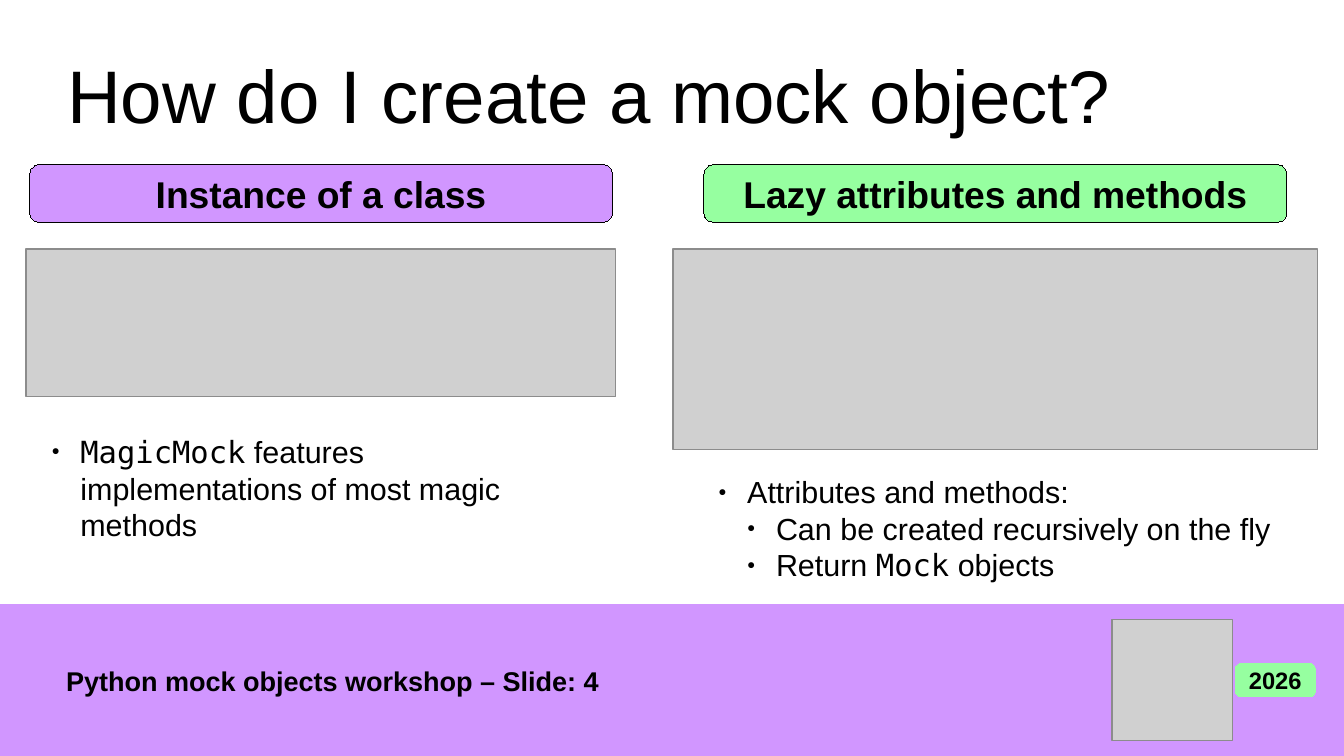
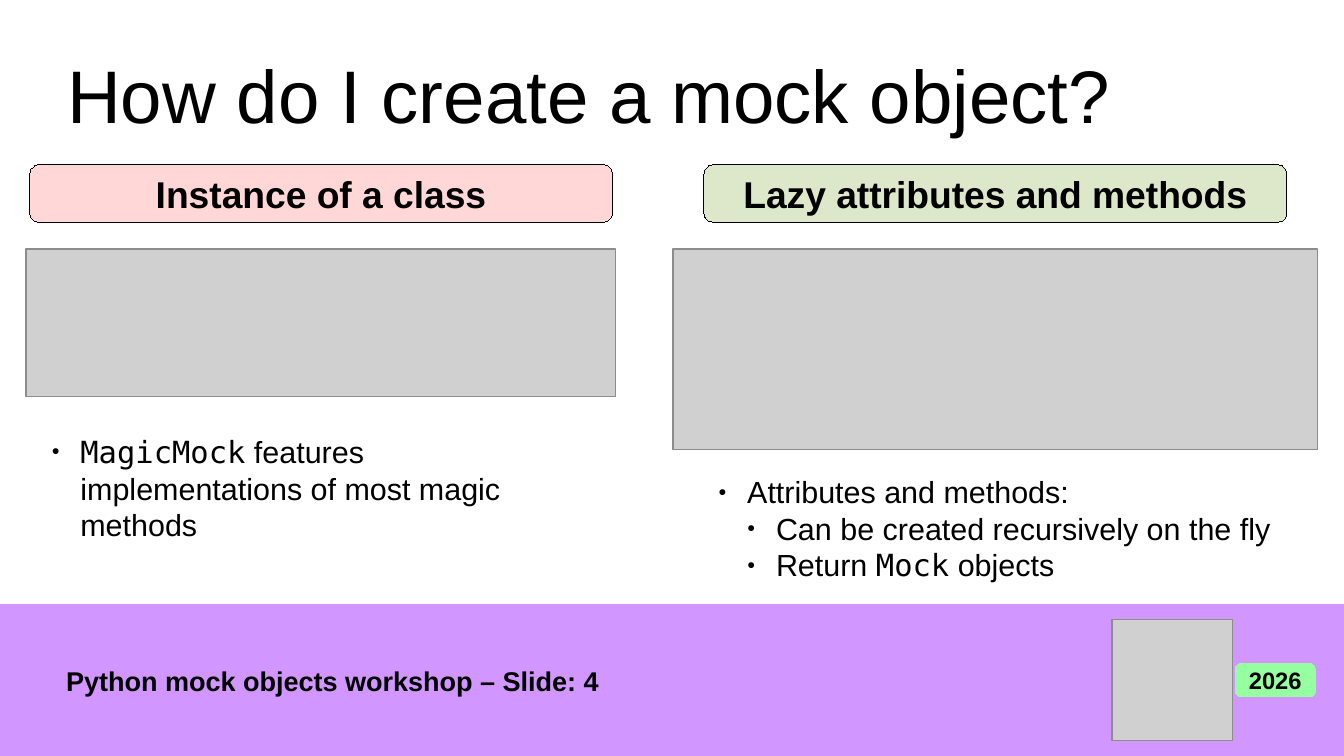
Before and after one commit to giusepperaffa/pycon-wroclaw-2026, a slide deck: slide 4 of Python_Mock_Objects_Workshop.odp. Drawn at 1344x756 pixels with LibreOffice and Linux fonts; fonts in the diff are those of the drawing; grey boxes stand for pictures. Boxes give left, top, right and bottom in pixels: in the first picture for what was removed or moved away, otherwise in the second. Text is boxed around its words. In the diff, an @@ line names an element or a change of style, - is before the commit and + after.

```diff
--- a/Python_Mock_Objects_Workshop.odp
+++ b/Python_Mock_Objects_Workshop.odp
@@ rounded rectangle "Instance of a class" at [29, 165, 612, 223]: fill #D196FF to #FFD7D7 @@
@@ rounded rectangle "Lazy attributes and methods" at [704, 165, 1287, 223]: fill #96FFA0 to #DDE8CB @@
```
Also in this commit, not shown: 3 other slides changed, 1 other file.
